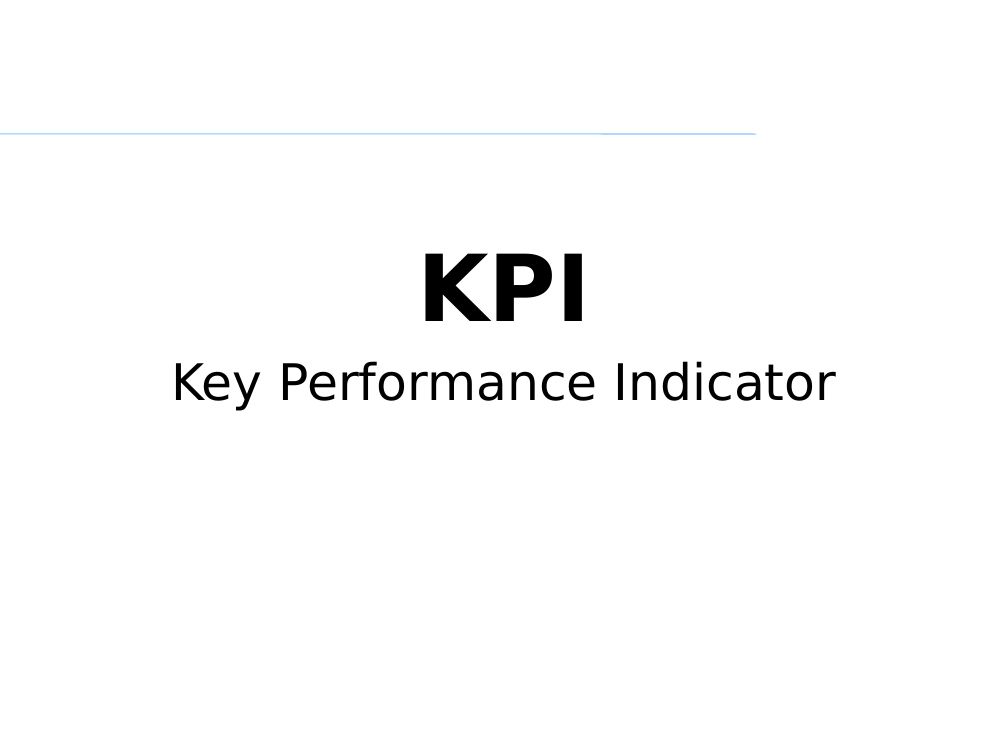
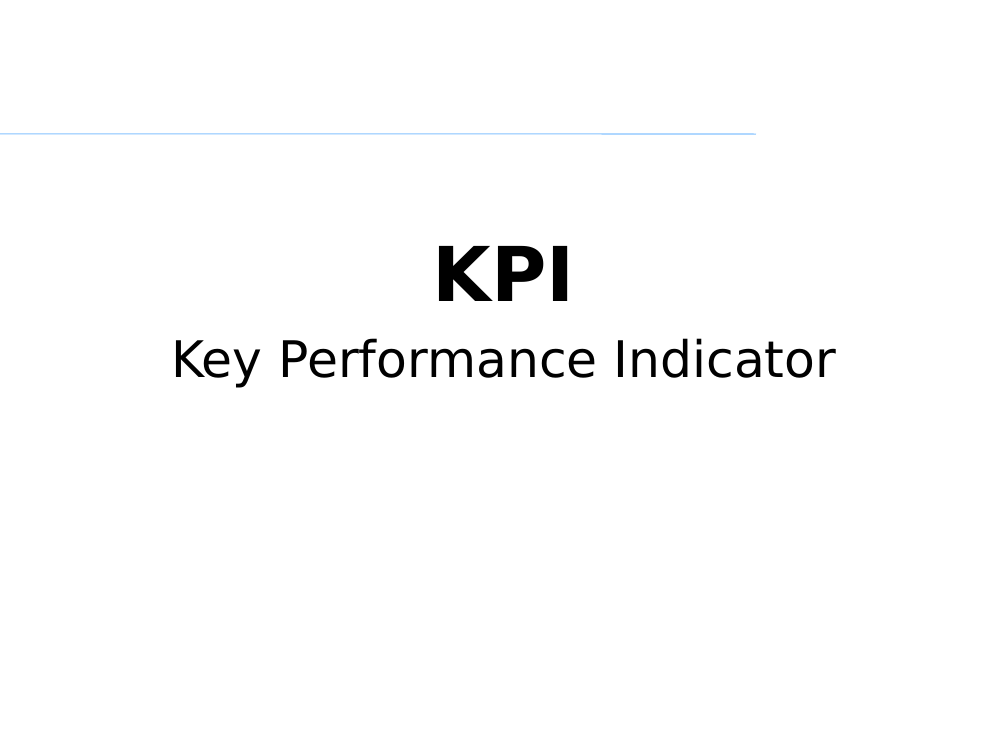
Before and after one commit to VagnerAlcantara/TCC, a slide deck: slide 19 of Qualidade de Produto de SW/Qualidade de produto de SW - TRABALHO.pptx. Drawn at 1008x756 pixels with LibreOffice and Linux fonts; fonts in the diff are those of the drawing; background and template pictures are left out. Boxes give left, top, right and bottom in pixels: in the first picture for what was removed or moved away, otherwise in the second. Text is boxed around its words. In the diff, an @@ line names an element or a change of style, - is before the commit and + after.

```diff
--- a/Qualidade de Produto de SW/Qualidade de produto de SW - TRABALHO.pptx
+++ b/Qualidade de Produto de SW/Qualidade de produto de SW - TRABALHO.pptx
@@ text at (x1=433, y1=246, x2=575, y2=301): size 66 to 54 pt in "KPI"; less space between paragraphs @@
```
Also in this commit, not shown: 18 other slides changed.
